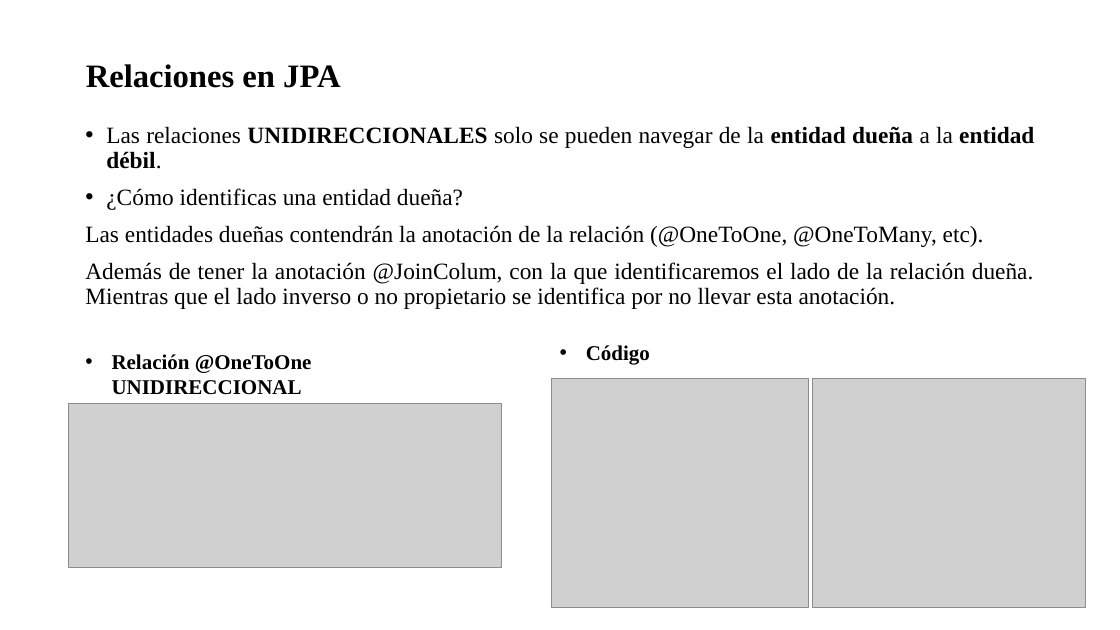
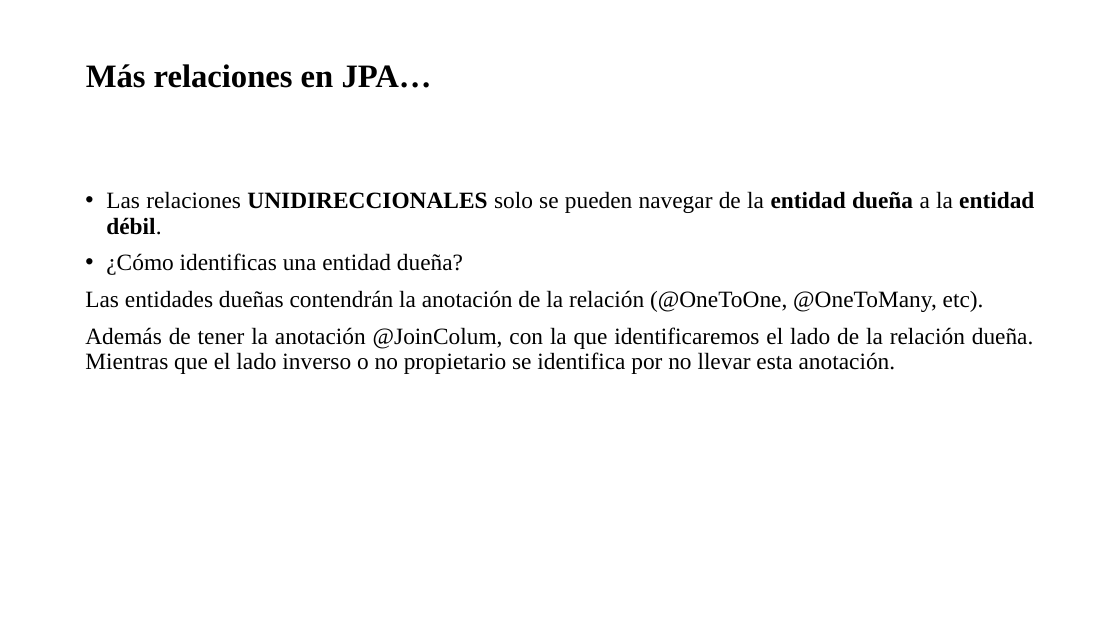
Before and after one commit to soycperez/jpa-concepts, a slide deck: slide 17 of JPA.pptx (slide 19 before the commit). Drawn at 1120x630 pixels with LibreOffice and Linux fonts; fonts in the diff are those of the drawing; grey boxes stand for pictures; background and template pictures are left out. Boxes give left, top, right and bottom in pixels: in the first picture for what was removed or moved away, otherwise in the second. Text is boxed around its words. In the diff, an @@ line names an element or a change of style, - is before the commit and + after.

```diff
--- a/JPA.pptx
+++ b/JPA.pptx
@@ title at [86, 64, 432, 88]: text changed @@
-Relaciones en JPA
+Más relaciones en JPA…
@@ text "Las relaciones UNIDIRECCIONALES solo se ...": place and size @@
-text "Las relaciones UNIDIRECCIONALES solo se ..." at [85, 126, 1034, 309]
+text "Las relaciones UNIDIRECCIONALES solo se ..." at [85, 191, 1034, 374]
@@ text removed at [112, 354, 312, 395] @@
-• Relación @OneToOne UNIDIRECCIONAL
@@ text removed at [586, 345, 650, 365] @@
-• Código
@@ picture removed at [551, 379, 808, 607] @@
@@ picture removed at [812, 379, 1086, 607] @@
@@ picture removed at [68, 403, 502, 567] @@
```
Also in this commit, not shown: 1 other slide changed, 4 slides added, 3 slides removed.
